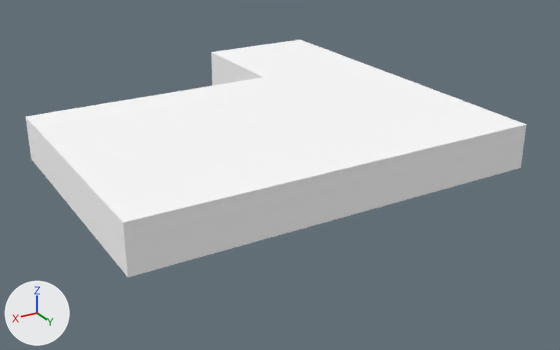
An edit to the glTF model blockcraft/clouds/cloud5.gltf, drawn before and after from the same camera.
Rendered twice from a 50 mm lens placed at (38.1, 54.8, 26.1), pointed at (6.0, 1.3, -0.6). Lighting does not change. The marker at lower left points along +X, +Y and +Z. The older version comes first. Vertices at exactly the same position are counted once.

In view in the first picture: 'cloud5'.
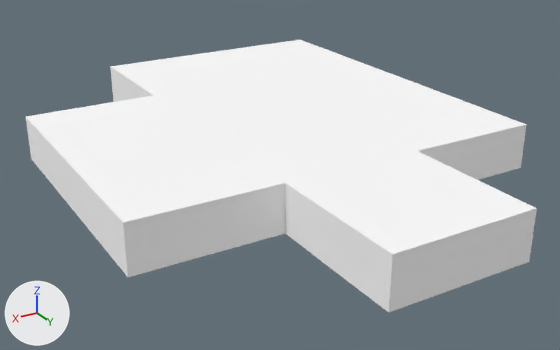
Location of each change, (x1, y1, x2, y2) in pixels of the pictures (560 x 350 px):
'cloud5', reshaped (15% taller)
    before: (26, 40, 527, 277)
    after: (26, 40, 537, 312)
part 1 of me_cloud5, built on
    before: (285, 151, 417, 233)
    after: (285, 151, 537, 312)
part 2 of me_cloud5, built on
    before: (211, 52, 262, 86)
    after: (110, 52, 262, 102)

Diff of the bpy script that builds the scene:
```diff
--- a/blockcraft/clouds/cloud5.gltf.py
+++ b/blockcraft/clouds/cloud5.gltf.py
@@ me_cloud5 @@
 # used by ob_cloud5; location = (0.0, 0.0, 0.0)
-me_cloud5.from_pydata(...)  # 28 vertices, 52 faces; spans x -12.0..24.0, y -24.0..12.0, z 0.0..4.0
+me_cloud5.from_pydata(...)  # 34 vertices, 64 faces; spans x -12.0..24.0, y -24.0..24.0, z 0.0..4.0
+# me_cloud5 part 1
+# 2 faces are deleted
+# 4 vertices are added at (0.0, 24.0, 4.0), (12.0, 24.0, 4.0), (0.0, 24.0, 0.0), (12.0, 24.0, 0.0)
+# 10 new faces join them
+# me_cloud5 part 2
+# 4 faces are deleted
+# 2 vertices are added at (12.0, -24.0, 4.0), (12.0, -24.0, 0.0)
+# 8 new faces join them
 me_cloud5.materials.append(mat_cloud)
```
